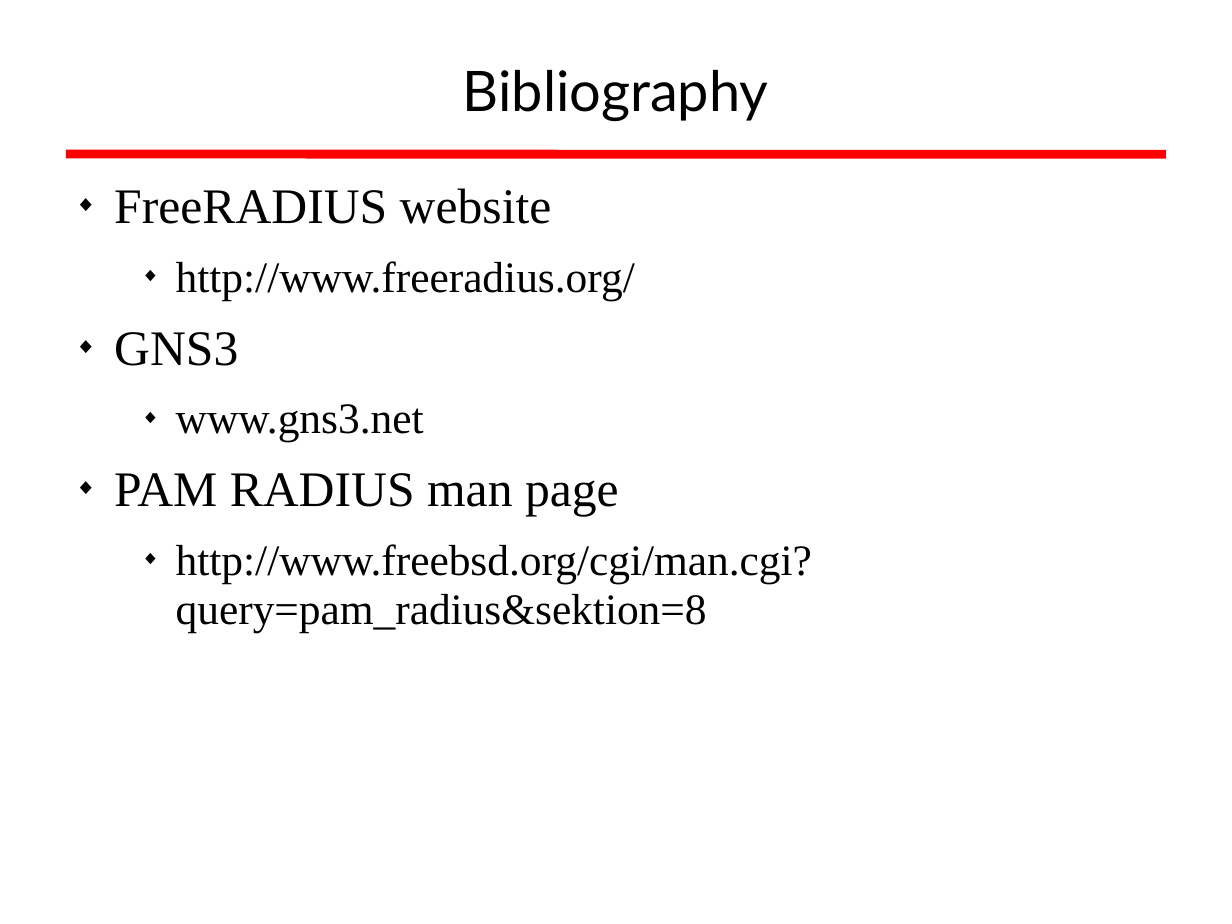
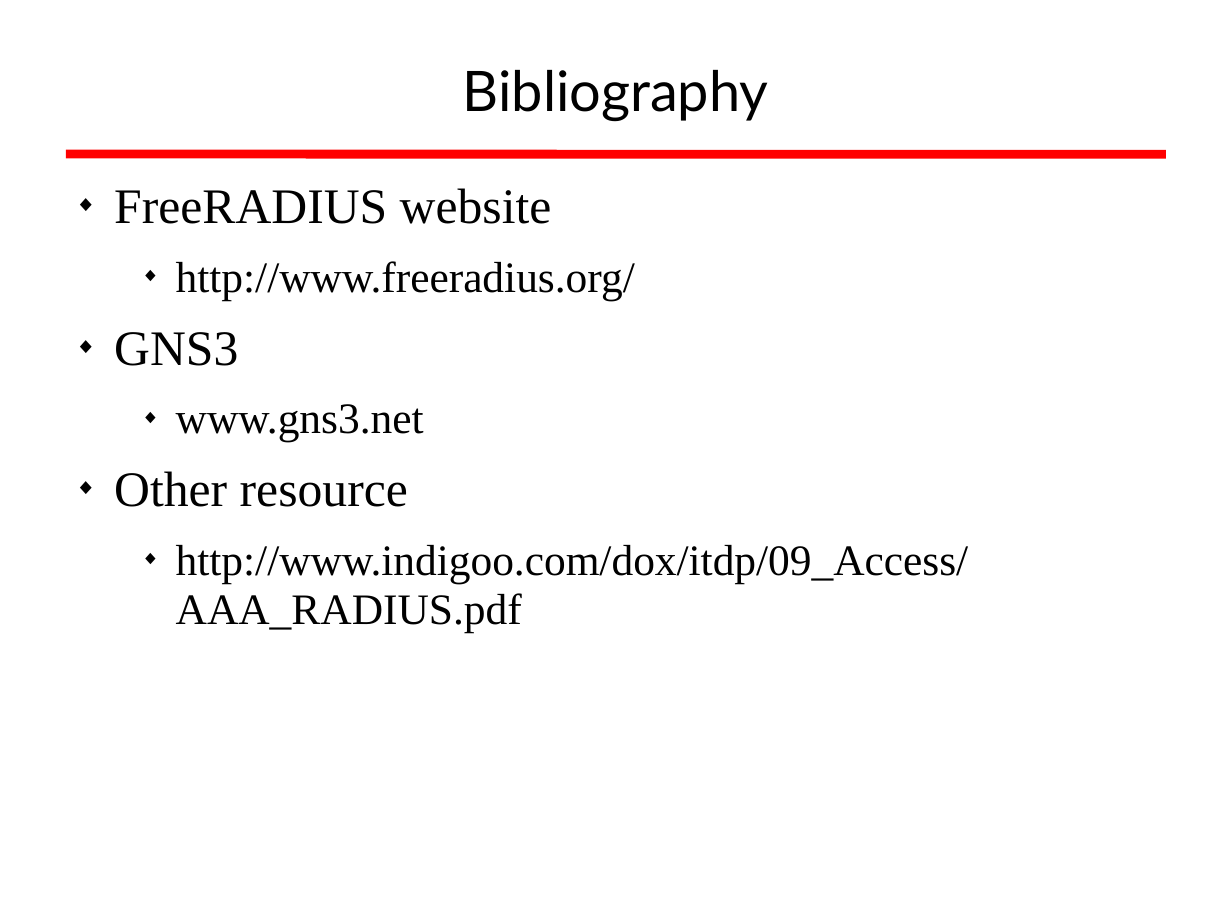
Before and after one commit to afnog/afnog.github.io, a slide deck: slide 79 of sse/radius/radius_presentation.ppt (slide 74 before the commit). Drawn at 1232x924 pixels with LibreOffice and Linux fonts; fonts in the diff are those of the drawing; background and template pictures are left out. Boxes give left, top, right and bottom in pixels: in the first picture for what was removed or moved away, otherwise in the second. Text is boxed around its words. In the diff, an @@ line names an element or a change of style, - is before the commit and + after.

```diff
--- a/sse/radius/radius_presentation.ppt
+++ b/sse/radius/radius_presentation.ppt
@@ text at (114, 471, 969, 633): text changed @@
-◆ PAM RADIUS man page
-  ◆ http://www.freebsd.org/cgi/man.cgi?query=pam_radius&sektion=8
+◆ Other resource
+  ◆ http://www.indigoo.com/dox/itdp/09_Access/AAA_RADIUS.pdf
```
Also in this commit, not shown: 22 other slides changed, 7 slides added, 2 slides removed, 5 other files.
